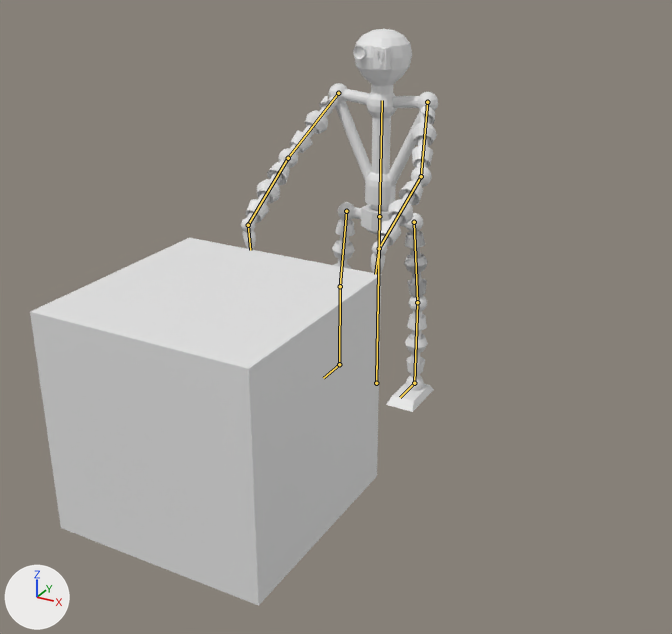
An edit to the Blender file Assets/Models/Blender/Player/Player Arm Holding.blend, drawn before and after from the same camera.
Both versions are drawn from a 50 mm camera at (2.1, -4.3, 2.51) aimed at (0.22, -0.89, 0.81). Every picture has the same lights, and +X, +Y and +Z are marked at lower left. Both versions are drawn at frame 1 of the action 'ArmatureAction.002'; the numbers are the values there. The bones that bend it are drawn over the model as lines.
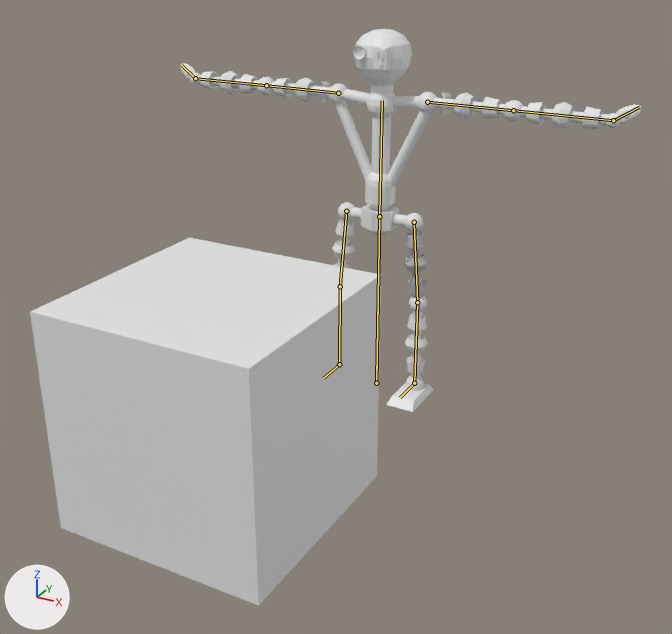
Pixel boxes (x1, y1, x2, y2) of what changed, in the pictures (672 x 634 px):
'Sphere', posed (133% wider): before (241, 29, 438, 412); after (180, 29, 641, 412)
bone 'Arm.R', root to tip: before (338, 93) to (288, 158); after (338, 93) to (266, 85)
bone 'Forearm.R', root to tip: before (288, 158) to (248, 225); after (266, 85) to (195, 78)
bone 'Hand.R', root to tip: before (248, 225) to (250, 250); after (195, 78) to (181, 65)
bone 'Arm.L', root to tip: before (427, 102) to (421, 176); after (427, 102) to (513, 110)
bone 'Forearm.L', root to tip: before (421, 176) to (379, 248); after (513, 110) to (613, 120)
bone 'Hand.L', root to tip: before (379, 248) to (375, 274); after (613, 120) to (639, 107)

What the commit changed:
Bone 'Arm.R' (bone_arm_r) turns from (81, -43, -10) to (0, 0, 0) degrees about its own x, y and z.
Bone 'Forearm.R' (bone_forearm_r) turns from (15, 4, -13) to (0, 0, 0) degrees about its own x, y and z.
Bone 'Hand.R' (bone_hand_r) turns from (-59, 103, -2) to (-6, 11, -33) degrees about its own x, y and z.
Bone 'Arm.L' (bone_arm_l) turns from (81, 43, 10) to (0, 0, 0) degrees about its own x, y and z.
Bone 'Forearm.L' (bone_forearm_l) turns from (15, -4, 13) to (0, 0, 0) degrees about its own x, y and z.
Bone 'Hand.L' (bone_hand_l) turns from (-59, -103, 2) to (-6, -11, 33) degrees about its own x, y and z.
